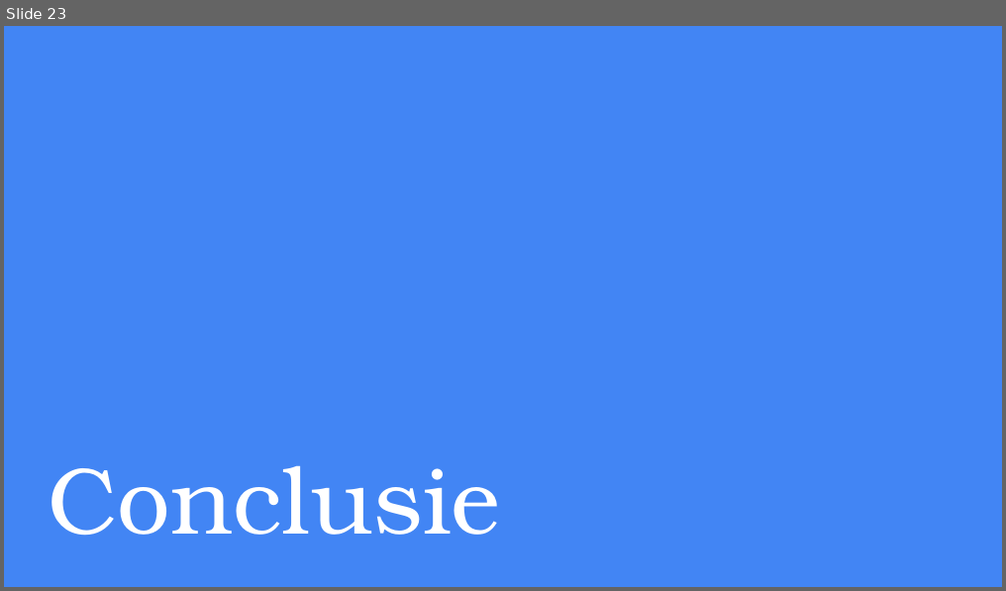
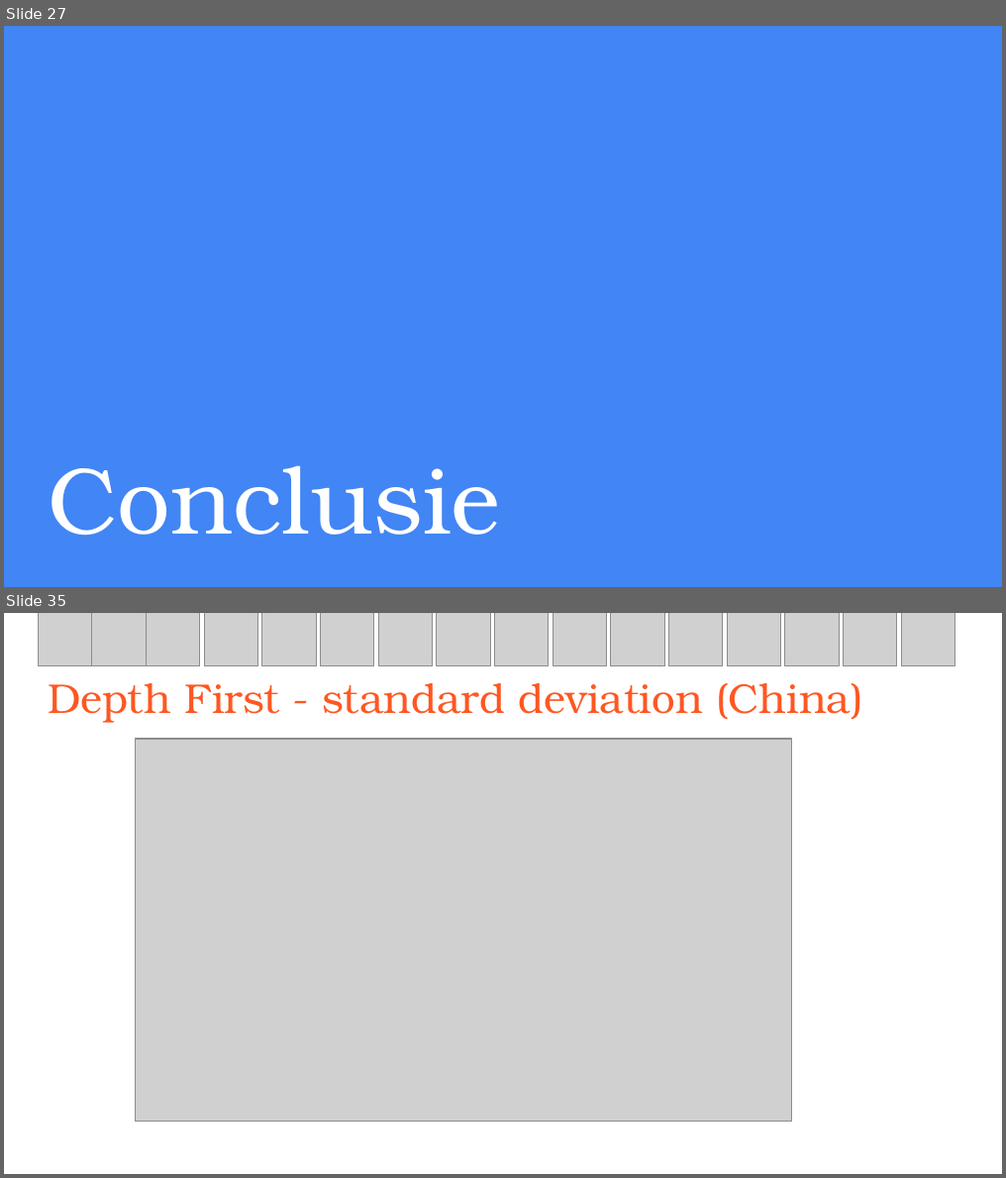
Before and after one commit to HDGizzle/Heuristieken, a slide deck: Radio Russia final.pptx. Shown one above the other, each under a label of ours: slide 23 before the commit, slides 27 and 35 after it; the slides between them are not shown. The pictures are 1006x591 and 1006x1178 pixels, drawn with LibreOffice and Linux fonts; fonts in the diff are those of the drawing; grey boxes stand for pictures. Boxes give left, top, right and bottom in pixels: in the first picture for what was removed or moved away, otherwise in the second. Text is boxed around its words. In the diff, an @@ line names an element or a change of style, - is before the commit and + after.

```diff
--- a/Radio Russia final.pptx
+++ b/Radio Russia final.pptx
@@ slide 35 added at [4,613,1002,1174], background #FFFFFF @@
@@ picture added at [38,613,92,666] @@
@@ picture added at [92,613,146,666] @@
@@ picture added at [146,613,200,666] @@
@@ picture added at [205,613,258,666] @@
@@ picture added at [262,613,317,666] @@
@@ picture added at [321,613,374,666] @@
@@ picture added at [378,613,432,666] @@
@@ picture added at [436,613,490,666] @@
@@ picture added at [495,613,548,666] @@
@@ picture added at [552,613,607,666] @@
@@ picture added at [611,613,664,666] @@
@@ picture added at [668,613,723,666] @@
@@ picture added at [727,613,780,666] @@
@@ picture added at [785,613,840,666] @@
@@ picture added at [844,613,897,666] @@
@@ picture added at [901,613,955,666] @@
@@ title added at [48,683,863,723], 30 pt, text #FF5722 @@
+Depth First - standard deviation (China)
@@ picture added at [135,739,791,1122] @@
@@ what was slide 23 is now slide 27 @@
```
Also in this commit, not shown: 15 slides changed, 35 other slides added.
